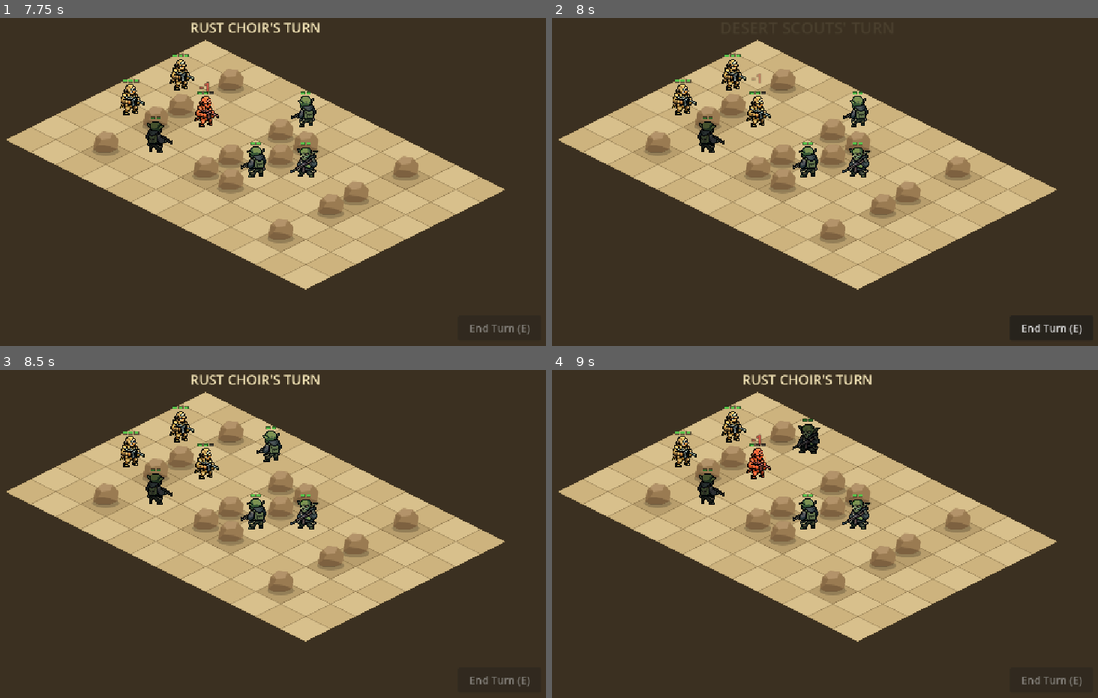
Above: before the commit, frames 1-4 (two rows, left to right).
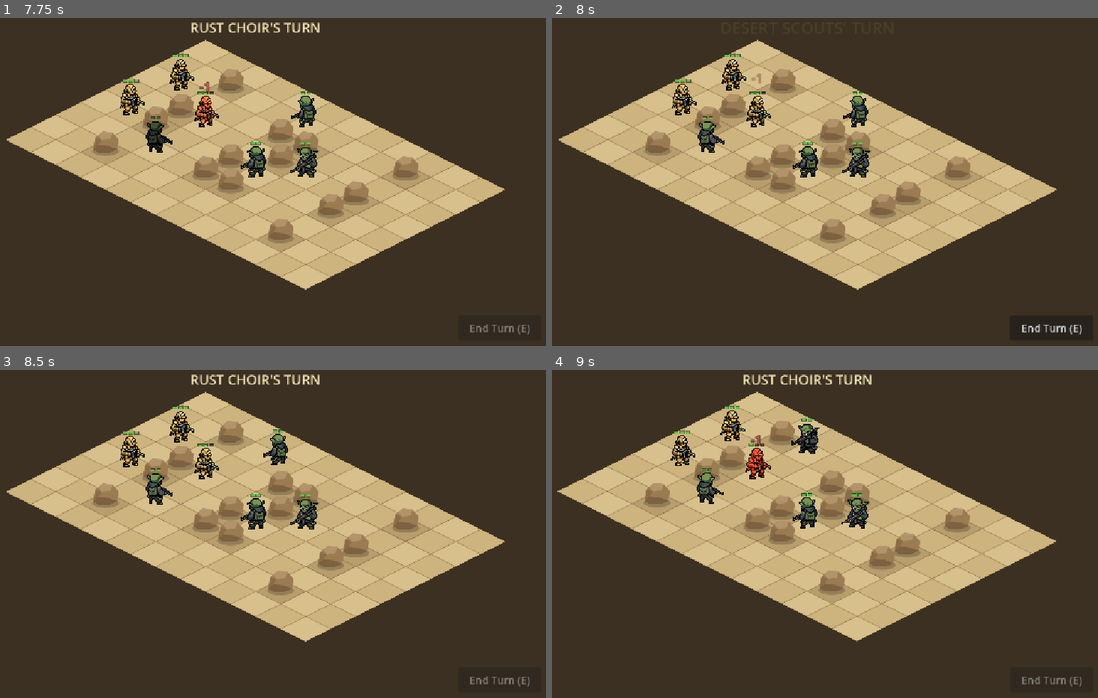
Above: after the commit, the same moments.

Repository: bfunkmcgee/ThinShot
Game: Godot game, scene res://scenes/Battle.tscn
The game is run twice, just before and just after one commit, with the same random seed, the same clock (stepped at 60 frames per second) and the same inputs.
Inputs (mouse positions are in pixels of both pictures, inside the frame that each line leads up to):
- Up to frame 1 (7.75 s): click "End Turn (E)" at 0.5 s; move the mouse to (387, 165) at 1.27 s; hold E (end_turn) 1.28-2.03 s; click (387, 165) at 1.42 s; move the mouse to (136, 201) at 2.02 s; tap E (end_turn) at 2.1, 4.35, 6.6 s; click (136, 201) at 2.17 s; move the mouse to (316, 109) at 2.77 s; hold E (end_turn) 2.78-3.5 s; click (316, 109) at 2.92 s; click "End Turn (E)" at 3.5 s; move the mouse to (223, 250) at 4.27 s; click (223, 250) at 4.42 s; move the mouse to (436, 234) at 5.02 s; hold E (end_turn) 5.03-5.75 s; click (436, 234) at 5.17 s; click "End Turn (E)" at 5.75 s; move the mouse to (76, 132) at 6.52 s; click (76, 132) at 6.67 s; move the mouse to (283, 182) at 7.27 s; hold E (end_turn) from 7.28 s (still down); click (283, 182) at 7.42 s
- Up to frame 2 (8 s): keep holding E (end_turn)
- Up to frame 3 (8.5 s): tap Enter at 8 s; move the mouse to (163, 452) at 8.02 s; release E (end_turn) at 8.03 s; tap E (end_turn) at 8.1 s; click (163, 452) at 8.17 s
- Up to frame 4 (9 s): move the mouse to (939, 517) at 8.77 s; hold E (end_turn) from 8.78 s (still down); click (939, 517) at 8.92 s

Frame 1 is identical in both runs. In frame 2, 0.1% of the frame differs, in the area x 26-32%, y 30-41%; in frame 3, 0.5%; in frame 4, 3.1%, in the area x 0-93%, y 6-83%.

Commit message:
Fix perceived double enemy turns
Two causes: goblins were dimmed by set_done after attacking but never
reset (only scouts got start_turn), so they sat greyed out through the
player turn looking like they had already acted before acting again;
and the End Turn button kept keyboard focus after a click, so a later
Space/Enter press silently ended the turn with no actions taken. Reset
both teams after the enemy turn and disable focus on both UI buttons.

Co-Authored-By: Claude Fable 5 <noreply@anthropic.com>

Diff:
--- a/scenes/Battle.tscn
+++ b/scenes/Battle.tscn
@@ -42,6 +42,7 @@
 offset_top = -70.0
 offset_right = -28.0
 offset_bottom = -22.0
+focus_mode = 0
 theme_override_font_sizes/font_size = 20
 text = "End Turn (E)"
 
@@ -69,5 +70,6 @@
 offset_top = 48.0
 offset_right = 90.0
 offset_bottom = 96.0
+focus_mode = 0
 theme_override_font_sizes/font_size = 20
 text = "Restart"
--- a/scripts/Battle.gd
+++ b/scripts/Battle.gd
@@ -258,7 +258,9 @@
 	await run_enemy_turn()
 	if state == State.GAME_OVER:
 		return
-	for unit in living_units(Unit.TEAM_SCOUT):
+	# Reset both teams: scouts for the new player turn, goblins so they don't
+	# sit dimmed through it looking like they already acted.
+	for unit in living_units(Unit.TEAM_SCOUT) + living_units(Unit.TEAM_GOBLIN):
 		unit.start_turn()
 	end_turn_button.disabled = false
 	show_banner("DESERT SCOUTS' TURN")
